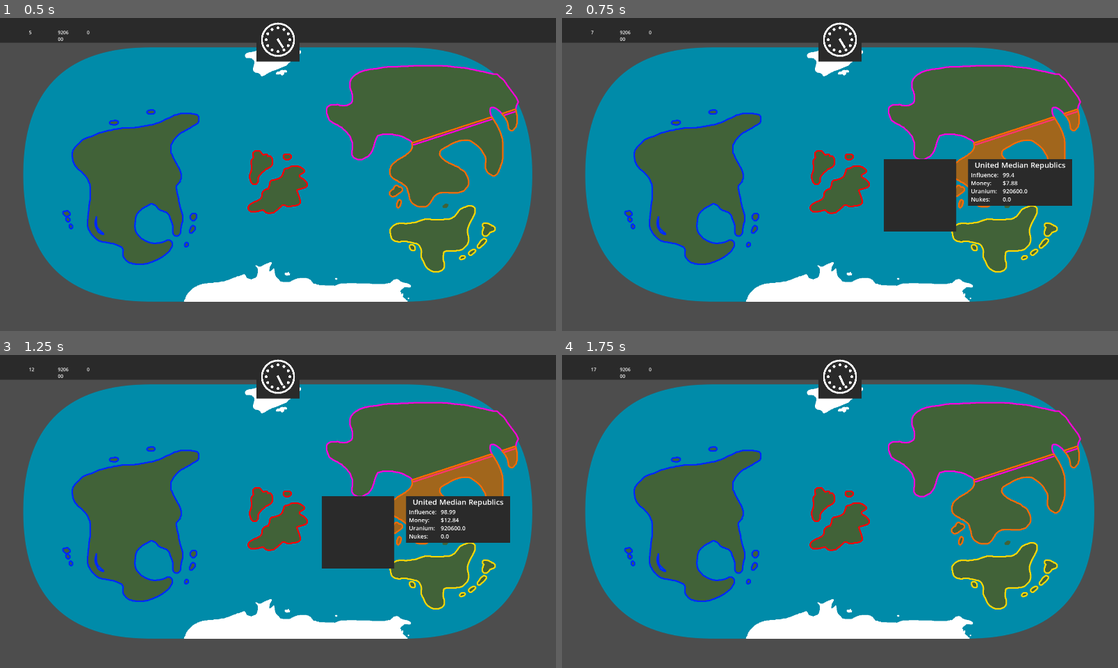
Above: before the commit, frames 1-4 (two rows, left to right).
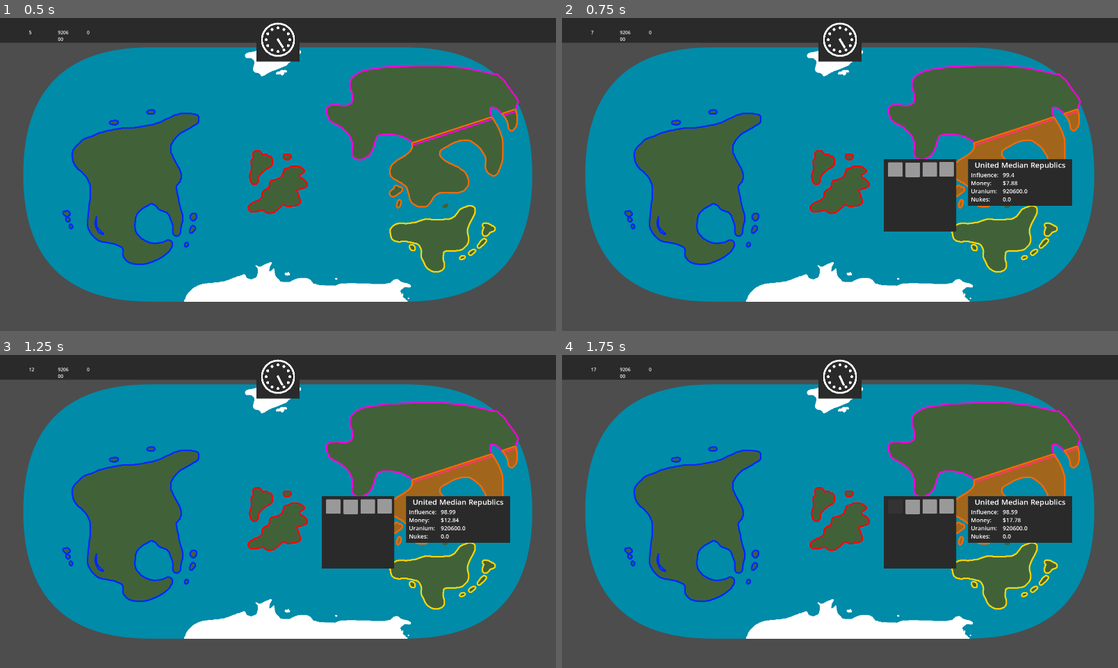
Above: after the commit, the same moments.

Repository: Stev51/gmtk-jam-2026
Game: Godot game, scene res://scenes/main.tscn
The game is run twice, just before and just after one commit, with the same random seed, the same clock (stepped at 60 frames per second) and the same inputs.
Inputs (mouse positions are in pixels of both pictures, inside the frame that each line leads up to):
- Up to frame 1 (0.5 s): no input
- Up to frame 2 (0.75 s): move the mouse to (962, 158) at 0.52 s; press the mouse at (962, 158) at 0.53 s
- Up to frame 3 (1.25 s): no input
- Up to frame 4 (1.75 s): release the mouse at (962, 495) at 1.25 s; click (895, 505) at 1.27 s

Frame 1 is identical in both runs. In frame 2, 0.5% of the frame differs, in the area x 58-71%, y 46-51%; in frame 3, 0.5%; in frame 4, 7.2%, in the area x 57-93%, y 29-69%.

Commit message:
Terrible button placeholders

Diff:
--- a/scenes/country_click_box.tscn
+++ b/scenes/country_click_box.tscn
@@ -1,15 +1,18 @@
 [gd_scene format=3 uid="uid://bar7va3a6cbpv"]
 
 [ext_resource type="Script" uid="uid://c7xvcgg1qa8yb" path="res://scripts/country_click_box.gd" id="1_i8p2m"]
+[ext_resource type="PackedScene" uid="uid://764vacbqo4wi" path="res://scenes/menu_button.tscn" id="2_otq85"]
 
 [node name="CountryClickBox" type="Control" unique_id=1626015699]
 layout_mode = 3
 anchors_preset = 15
 anchor_right = 1.0
 anchor_bottom = 1.0
+offset_right = -1920.0
+offset_bottom = -1080.0
 grow_horizontal = 2
 grow_vertical = 2
-mouse_filter = 2
+mouse_behavior_recursive = 2
 script = ExtResource("1_i8p2m")
 
 [node name="Background" type="ColorRect" parent="." unique_id=282305458]
@@ -17,5 +20,37 @@
 offset_left = -270.0
 offset_right = -20.0
 offset_bottom = 250.0
-mouse_filter = 2
+mouse_behavior_recursive = 2
 color = Color(0.16470589, 0.16470589, 0.16470589, 1)
+
+[node name="Buttons" type="Control" parent="." unique_id=243411496]
+anchors_preset = 0
+mouse_behavior_recursive = 2
+
+[node name="MenuButton" parent="Buttons" unique_id=1409302024 instance=ExtResource("2_otq85")]
+layout_mode = 1
+offset_left = -256.0
+offset_top = 11.0
+offset_right = -256.0
+offset_bottom = 11.0
+
+[node name="MenuButton2" parent="Buttons" unique_id=1577535331 instance=ExtResource("2_otq85")]
+layout_mode = 1
+offset_left = -196.0
+offset_top = 12.0
+offset_right = -196.0
+offset_bottom = 12.0
+
+[node name="MenuButton3" parent="Buttons" unique_id=348489687 instance=ExtResource("2_otq85")]
+layout_mode = 1
+offset_left = -137.0
+offset_top = 11.0
+offset_right = -137.0
+offset_bottom = 11.0
+
+[node name="MenuButton4" parent="Buttons" unique_id=1276191837 instance=ExtResource("2_otq85")]
+layout_mode = 1
+offset_left = -79.0
+offset_top = 10.0
+offset_right = -79.0
+offset_bottom = 10.0
--- a/scenes/gui.tscn
+++ b/scenes/gui.tscn
@@ -7,6 +7,7 @@
 [ext_resource type="PackedScene" uid="uid://bar7va3a6cbpv" path="res://scenes/country_click_box.tscn" id="5_jqlde"]
 
 [node name="GUI" type="Control" unique_id=363270447]
+z_index = 99
 layout_mode = 3
 anchors_preset = 15
 anchor_right = 1.0
--- a/scenes/map.tscn
+++ b/scenes/map.tscn
@@ -1,6 +1,7 @@
 [gd_scene format=3 uid="uid://c2xgo13ufge3y"]
 
 [ext_resource type="Texture2D" uid="uid://tgr2tm5xin7e" path="res://assets/img/map_background.png" id="1_4xfga"]
+[ext_resource type="Script" uid="uid://d1boftvcrbjr5" path="res://scripts/map.gd" id="1_mo32q"]
 [ext_resource type="PackedScene" uid="uid://drcjb07re8tdb" path="res://scenes/map_hover_zone.tscn" id="2_0cso3"]
 [ext_resource type="Texture2D" uid="uid://cedpykkggh4cr" path="res://assets/img/map_countries/usa_outline.png" id="3_2klcf"]
 [ext_resource type="Texture2D" uid="uid://dqhottqoisv33" path="res://assets/img/map_countries/usa_hover.png" id="4_2lpho"]
@@ -18,11 +19,23 @@
 [ext_resource type="Resource" uid="uid://prc5jhijy4y3" path="res://resources/countries/iran.tres" id="14_m335s"]
 [ext_resource type="Resource" uid="uid://bn8hka7bucwa3" path="res://resources/countries/prc.tres" id="17_sq6bu"]
 
+[sub_resource type="RectangleShape2D" id="RectangleShape2D_jp26k"]
+size = Vector2(1920, 1080)
+
 [node name="Map" type="Node2D" unique_id=2087630376]
+script = ExtResource("1_mo32q")
 
 [node name="Background" type="Sprite2D" parent="." unique_id=704915741]
 texture = ExtResource("1_4xfga")
 centered = false
+
+[node name="BlankSpaceClicker" type="Area2D" parent="." unique_id=205651551]
+z_index = -1
+
+[node name="CollisionShape2D" type="CollisionShape2D" parent="BlankSpaceClicker" unique_id=94083125]
+visible = false
+position = Vector2(960, 540)
+shape = SubResource("RectangleShape2D_jp26k")
 
 [node name="HoverZones" type="Node2D" parent="." unique_id=544995073]
 
@@ -70,3 +83,5 @@
 [node name="CollisionPolygon2D" type="CollisionPolygon2D" parent="HoverZones/PRC" unique_id=1240041079]
 visible = false
 polygon = PackedVector2Array(1535, 808, 1530, 835, 1535, 851, 1530, 867, 1498, 876, 1472, 860, 1454, 823, 1455, 805, 1441, 779, 1386, 770, 1356, 766, 1348, 729, 1375, 709, 1429, 707, 1467, 695, 1556, 693, 1591, 660, 1619, 647, 1641, 656, 1639, 675, 1614, 734, 1619, 762, 1614, 781, 1586, 802)
+
+[connection signal="input_event" from="BlankSpaceClicker" to="." method="_on_blank_space_clicker_input_event"]
--- /dev/null
+++ b/scenes/menu_button.tscn
@@ -0,0 +1,37 @@
+[gd_scene format=3 uid="uid://764vacbqo4wi"]
+
+[ext_resource type="Script" uid="uid://dax87ipc5i7sj" path="res://scripts/menu_button.gd" id="1_xsssc"]
+
+[sub_resource type="StyleBoxFlat" id="StyleBoxFlat_n3wyl"]
+content_margin_left = 4.0
+content_margin_top = 4.0
+content_margin_right = 4.0
+content_margin_bottom = 4.0
+corner_radius_top_left = 3
+corner_radius_top_right = 3
+corner_radius_bottom_right = 3
+corner_radius_bottom_left = 3
+corner_detail = 5
+
+[node name="MenuButton" type="Control" unique_id=1409302024]
+layout_mode = 3
+anchors_preset = 15
+anchor_right = 1.0
+anchor_bottom = 1.0
+grow_horizontal = 2
+grow_vertical = 2
+mouse_behavior_recursive = 2
+mouse_default_cursor_shape = 2
+script = ExtResource("1_xsssc")
+
+[node name="Sprite2D" type="Sprite2D" parent="." unique_id=557967043]
+
+[node name="Button" type="Button" parent="." unique_id=6124227]
+layout_mode = 0
+offset_right = 50.0
+offset_bottom = 50.0
+mouse_behavior_recursive = 2
+mouse_default_cursor_shape = 2
+theme_override_styles/normal = SubResource("StyleBoxFlat_n3wyl")
+
+[connection signal="pressed" from="Button" to="." method="_on_button_pressed"]
--- a/scripts/main.gd
+++ b/scripts/main.gd
@@ -4,8 +4,11 @@
 
 	if event.is_action_pressed("left_click"):
 
+		'''
 		if Globals.clicked:
 			Globals.map_unclick()
+		'''
+		pass
 
 	elif event.is_action_pressed("pause"):
 
--- /dev/null
+++ b/scripts/map.gd
@@ -0,0 +1,8 @@
+extends Node2D
+
+func _on_blank_space_clicker_input_event(_viewport: Node, event: InputEvent, _shape_idx: int) -> void:
+	if event is InputEventMouseButton and event.pressed and event.button_index == MOUSE_BUTTON_LEFT:
+		if Globals.map_hoverable and Globals.clicked and Globals.hovered_countries <= 0:
+			get_viewport().set_input_as_handled()
+			Globals.map_unclick()
+			print("Clicked blank space")
--- a/scripts/map_hover_zone.gd
+++ b/scripts/map_hover_zone.gd
@@ -34,6 +34,7 @@
 			get_viewport().set_input_as_handled()
 			Globals.map_click(country, event.position)
 			click_sound_node.play()
+			print("Clicked " + country.short_name)
 
 func _on_mouse_entered() -> void:
 	if Globals.map_hoverable:
--- /dev/null
+++ b/scripts/menu_button.gd
@@ -0,0 +1,4 @@
+extends Control
+
+func _on_button_pressed() -> void:
+	print("Pressed!")
Not shown, added: scripts/map.gd.uid
Not shown, added: scripts/menu_button.gd.uid
